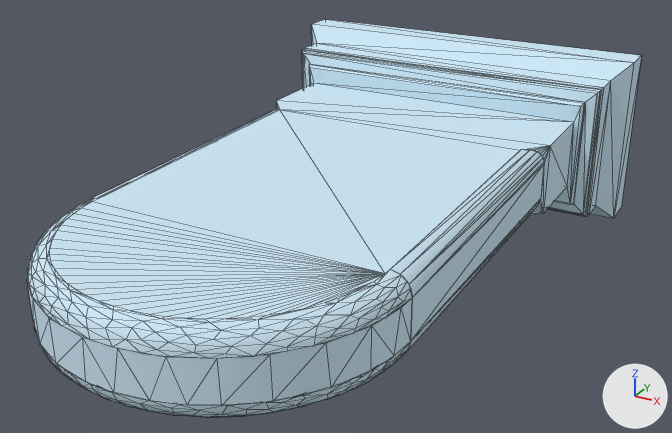
Two versions of the FBX model Unity Project/Giroux-CAP6117-SANC - crown/Assets/Models/LOD Headstones/PA-419-F.fbx, one commit apart.
Camera for both pictures: a camera (50 mm lens) standing at (0.549, -1.468, 0.477) and looking at (0.002, -0.472, -0.021). Every picture has the same lights, and +X, +Y and +Z are marked at lower right. The first picture is the older version. Mesh edges are drawn as thin lines. Objects named as collision shapes, trigger or cutter boxes, shadow casters or lower levels of detail are left out. Where no turn or scale is listed for an object, it has been applied to the vertices.

In view in the first picture: 'PA-419-F_LOD0'.
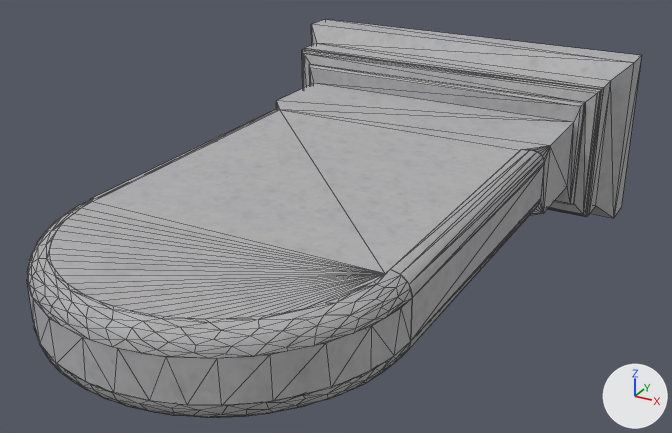
Diff of the bpy script that builds the scene:
```diff
--- a/Unity Project/Giroux-CAP6117-SANC - crown/Assets/Models/LOD Headstones/PA-419-F.fbx.py
+++ b/Unity Project/Giroux-CAP6117-SANC - crown/Assets/Models/LOD Headstones/PA-419-F.fbx.py
@@ img_b_419_f_png @@
+img_b_419_f_png = load_image('B-419-F.png', '../../Materials/LOD Headstone Mats/B-419-F.png', 1024, 1024, 'sRGB')
@@ mat_0_615686_0_811765_0_929412_0_000000_0_121 @@
 mat_0_615686_0_811765_0_929412_0_000000_0_121 = principled_material('0.615686_0.811765_0.929412_0.000000_0.121')
-mat_0_615686_0_811765_0_929412_0_000000_0_121.base_color = (0.616, 0.812, 0.929)  # blue #cee9f7
-mat_0_615686_0_811765_0_929412_0_000000_0_121.roughness = 1.0
+mat_0_615686_0_811765_0_929412_0_000000_0_121.texture = img_b_419_f_png
+mat_0_615686_0_811765_0_929412_0_000000_0_121.roughness = 0.859
```

What differs and where, as boxes [x1, y1, x2, y2] in the pictures (672 x 433 px):
'PA-419-F_LOD0', surface changed (blue to grey): [27, 19, 642, 418] in both
